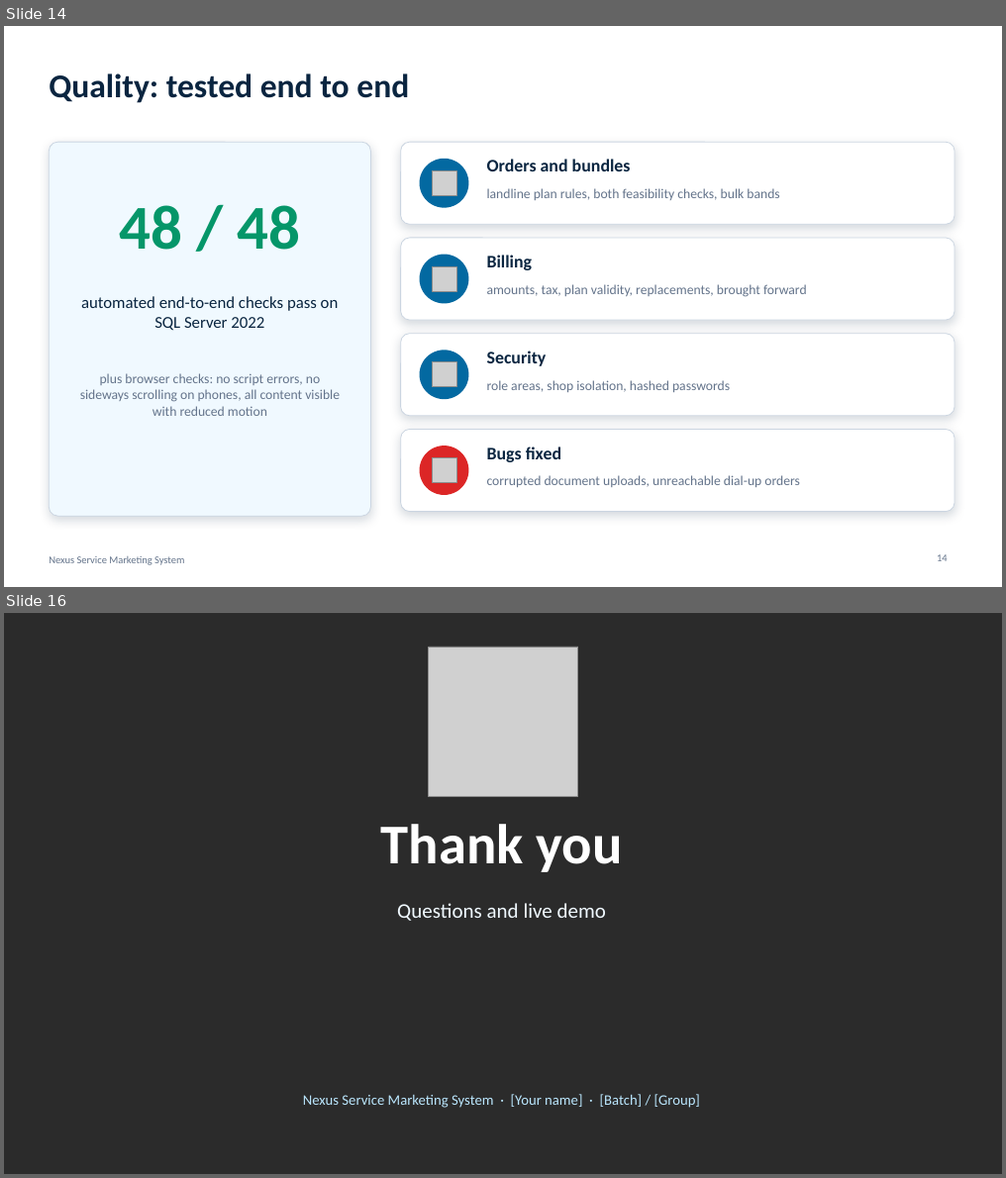
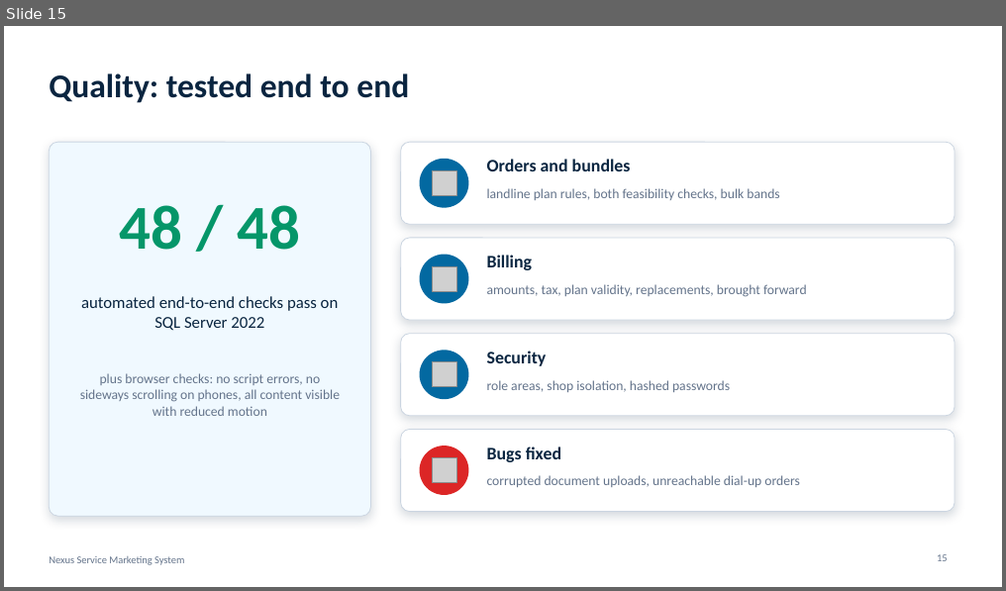
Before and after one commit to humaizkhan363-cmd/e_project, a slide deck: documentation/Nexus_Documentation/Nexus_Presentation_animated.pptx. Shown one above the other, each under a label of ours: slides 14 and 16 before the commit, slide 15 after it; the slides between them are not shown. The pictures are 1006x1178 and 1006x591 pixels, drawn with LibreOffice and Linux fonts; fonts in the diff are those of the drawing; grey boxes stand for pictures; background and template pictures are left out; a plain dark background stands for a picture behind light text. Boxes give left, top, right and bottom in pixels: in the first picture for what was removed or moved away, otherwise in the second. Text is boxed around its words. In the diff, an @@ line names an element or a change of style, - is before the commit and + after.

```diff
--- a/documentation/Nexus_Documentation/Nexus_Presentation_animated.pptx
+++ b/documentation/Nexus_Documentation/Nexus_Presentation_animated.pptx
@@ slide 16 removed at (x1=4, y1=613, x2=1002, y2=1174), background picture (left out) @@
@@ picture removed at (x1=429, y1=647, x2=578, y2=796) @@
@@ title removed at (x1=381, y1=824, x2=622, y2=872) @@
-Thank you
@@ text removed at (x1=397, y1=903, x2=606, y2=921) @@
-Questions and live demo
@@ text removed at (x1=303, y1=1094, x2=700, y2=1108) @@
-Nexus Service Marketing System · [Your name] · [Batch] / [Group]
@@ what was slide 14 is now slide 15 @@
@@ page number at (x1=937, y1=555, x2=947, y2=562): text changed @@
-14
+15
```
Also in this commit, not shown: 5 slides changed, 2 slides added, 7 other files.
